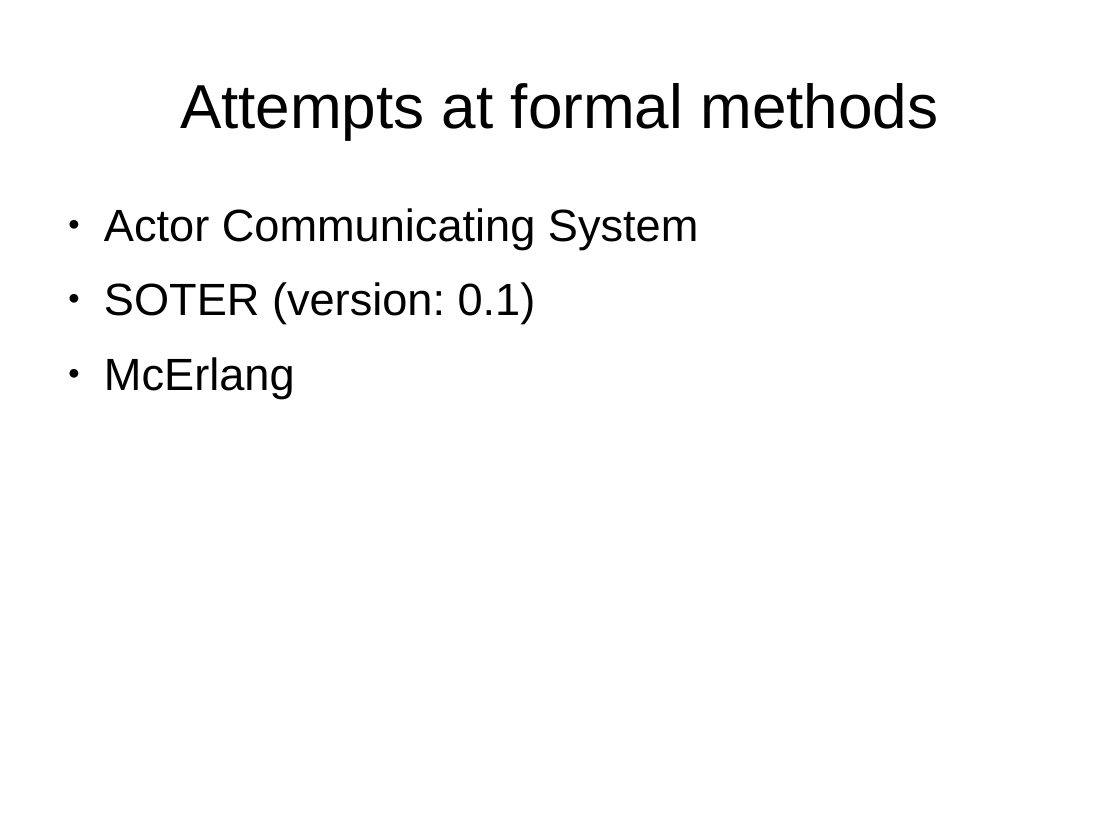
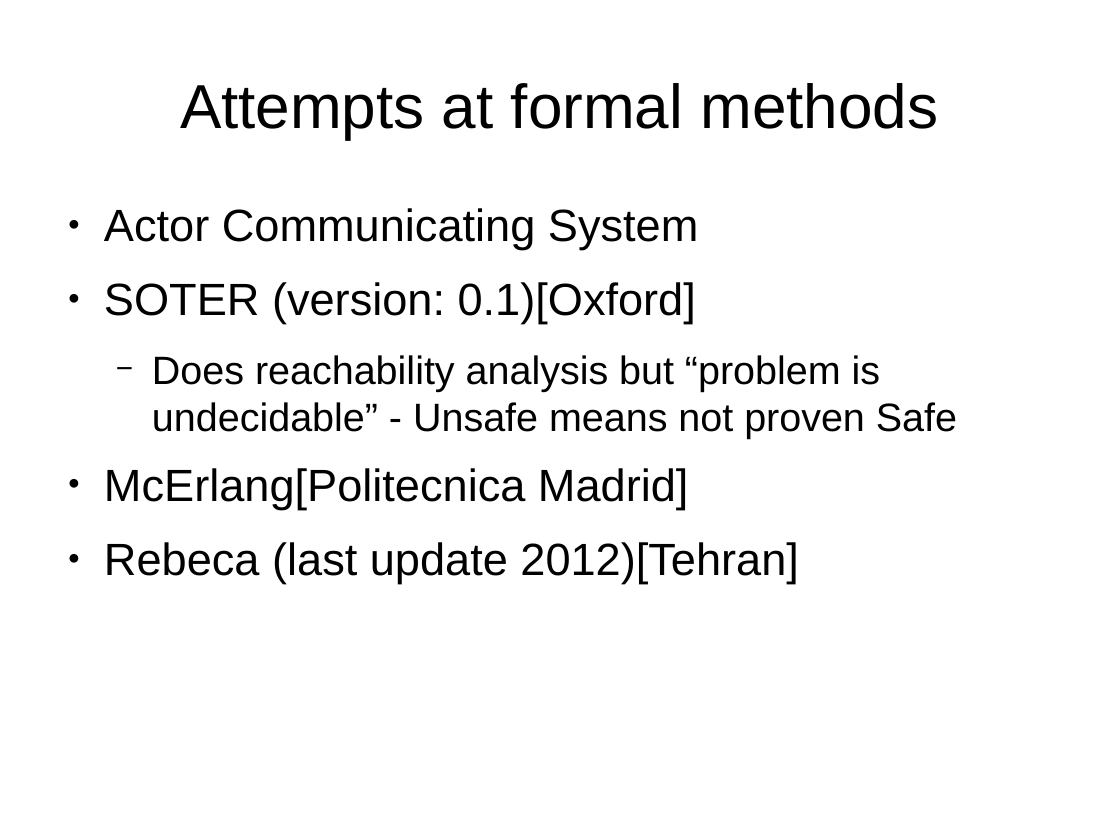
Before and after one commit to tormeh/sanntidpres, a slide deck: slide 10 of Actor model verification talk.odp (slide 5 before the commit). Drawn at 1120x840 pixels with LibreOffice and Linux fonts; fonts in the diff are those of the drawing. Boxes give left, top, right and bottom in pixels: in the first picture for what was removed or moved away, otherwise in the second. Text is boxed around its words. In the diff, an @@ line names an element or a change of style, - is before the commit and + after.

```diff
--- a/Actor model verification talk.odp
+++ b/Actor model verification talk.odp
@@ text at bbox=[104, 282, 957, 583]: text changed @@
-● SOTER (version: 0.1)
-● McErlang
+● SOTER (version: 0.1)[Oxford]
+  − Does reachability analysis but “problem is undecidable” - Unsafe means not proven Safe
+● McErlang[Politecnica Madrid]
+● Rebeca (last update 2012)[Tehran]
```
Also in this commit, not shown: 7 other slides changed, 9 slides added, 1 slide removed, 6 other files.
